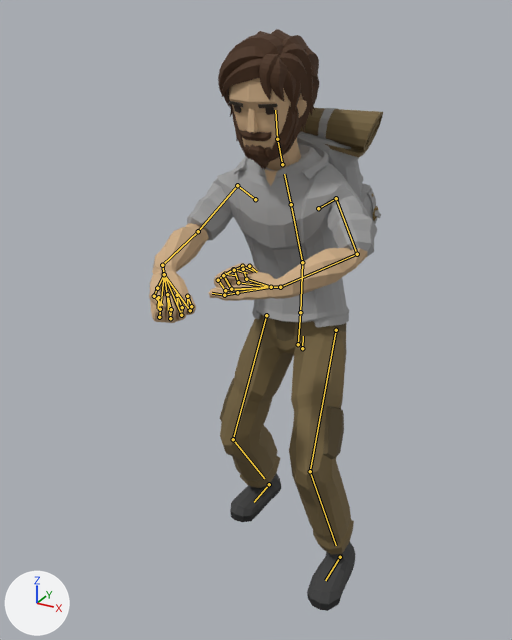
The glTF model assets/art/3d/clips-foot.glb, before and after one commit.
Camera for both pictures: a 50 mm lens placed at (0.86, -1.916, 1.733), pointed at (-0.052, -0.258, 0.904). The axes (+X, +Y, +Z) are drawn at lower left. The lights are the same throughout. The older version comes first. Both versions are drawn at frame 5 of the action 'Chop'; the numbers are the values there. The bones that change, and the others that lie on the model, are drawn over the model as lines.

Names of what the first picture shows: 'Adventurer_Body', 'Adventurer_Feet', 'Adventurer_Head', 'Adventurer_Legs', 'Backpack'.
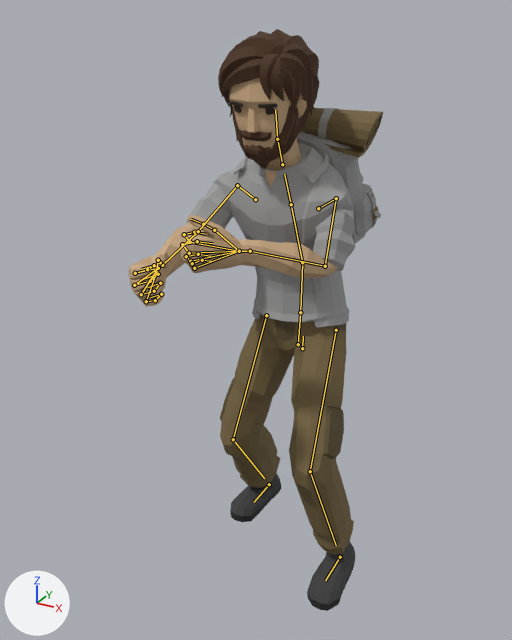
Location of each change, (x1, y1, x2, y2) in pixels of the pictures (512 x 640 px):
'Adventurer_Body', posed
    before: (149, 137, 378, 327)
    after: (129, 137, 355, 327)
bone 'UpperArm.L', root to tip
    before: (336, 198) to (357, 254)
    after: (336, 198) to (325, 266)
bone 'LowerArm.L', root to tip
    before: (357, 254) to (280, 287)
    after: (325, 266) to (250, 251)
bone 'Wrist.L', root to tip
    before: (280, 287) to (271, 287)
    after: (250, 251) to (239, 251)
bone 'Wrist.R', root to tip
    before: (162, 265) to (164, 274)
    after: (162, 265) to (158, 268)

What the commit changed:
Bone 'UpperArm.L' (bone_upperarm_l) turns from (-86, -70, 32) to (-124, -36, 51) degrees about its own x, y and z.
Bone 'LowerArm.L' (bone_lowerarm_l) turns from (-93, -25, 62) to (-75, -10, -47) degrees about its own x, y and z.
Bone 'Wrist.L' (bone_wrist_l) turns from (1, 0, 58) to (-15, 0, 16) degrees about its own x, y and z.
Bone 'LowerArm.R' (bone_lowerarm_r) turns from (-56, 40, -37) to (-40, -8, 14) degrees about its own x, y and z.
Bone 'Wrist.R' (bone_wrist_r) turns from (29, 1, -27) to (-5, 0, 11) degrees about its own x, y and z.
